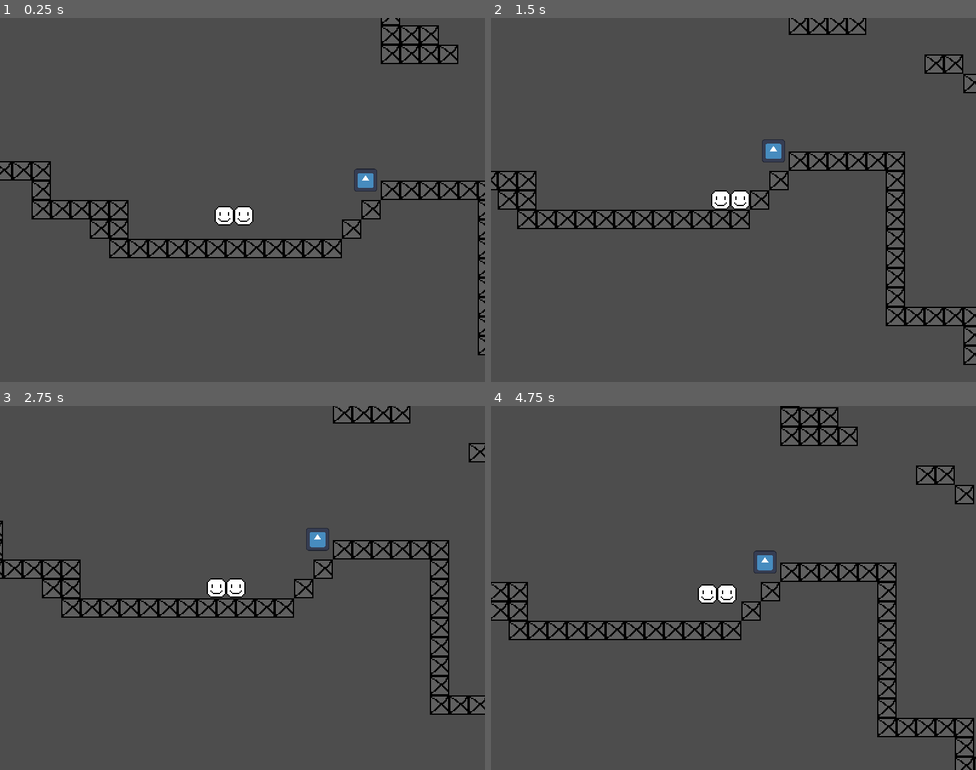
Above: before the commit, frames 1-4 (two rows, left to right).
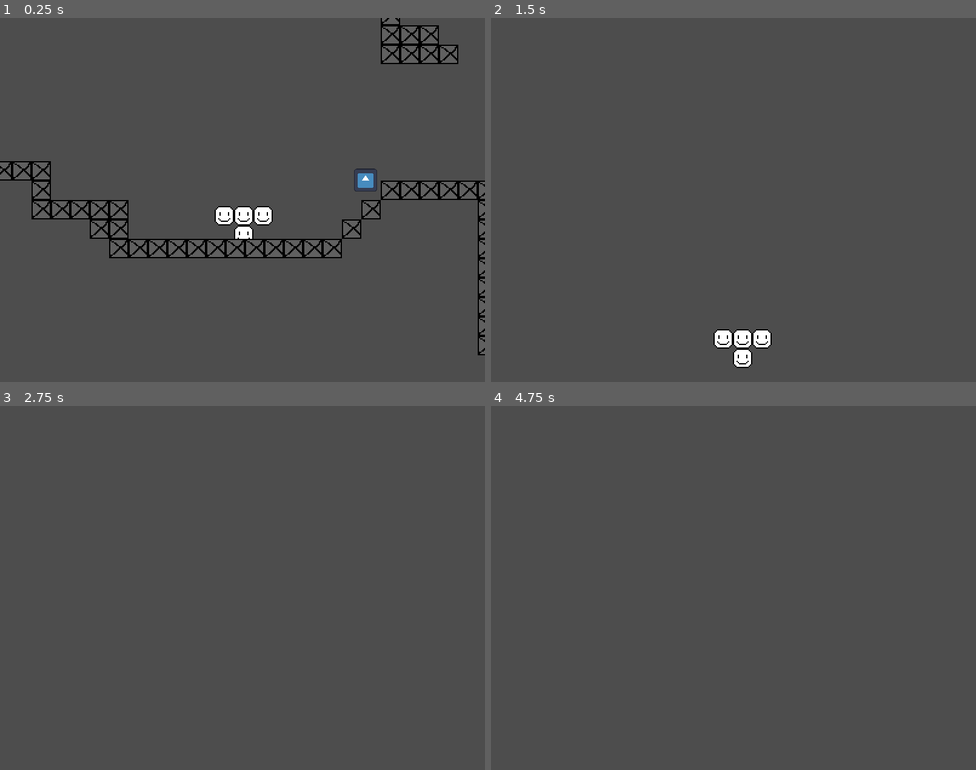
Above: after the commit, the same moments.

Repository: makersfromsmiles/gmtk2024
Game: Godot game, scene res://Scenes/robot_game.tscn
Two runs of this game, one before a commit and one after it. Both use one fixed random seed, a clock stepped at 60 frames per second and the inputs below. The engine's default icon, where the game draws it, is replaced by a stand-in: a white triangle on a blue panel in a dark square.
Inputs:
- Up to frame 1 (0.25 s): no input
- Up to frame 2 (1.5 s): tap Enter (ui_accept) at 0.5, 0.77 s; hold E (interact) 0.53-1.28 s; hold Right (ui_right) from 0.53 s (still down); tap E (interact) at 1.35 s
- Up to frame 3 (2.75 s): tap Enter (ui_accept) at 1.52 s; release Right (ui_right) at 2.03 s; hold Left (ui_left) from 2.03 s (still down); hold E (interact) from 2.03 s (still down)
- Up to frame 4 (4.75 s): release Left (ui_left) at 2.78 s; release E (interact) at 2.78 s; hold Right (ui_right) 2.78-4.28 s; tap E (interact) at 2.85, 4.35 s; tap Enter (ui_accept) at 3.02, 3.77, 4.52 s; hold E (interact) 3.53-4.28 s; hold Left (ui_left) from 4.28 s (still down)

The runs differ from the first frame. In frame 1, 0.3% of the frame differs, in the area x 48-57%, y 51-61%; in frame 2, 5.1%, in the area x 0-100%, y 0-97%; in frame 3, 4.1%; in frame 4, 4.8%.

Commit message:
Half of collision shape code

Diff:
--- a/Objects/player_bounds.gd
+++ /dev/null
@@ -1,9 +0,0 @@
-extends CollisionShape2D
-
-# Called when the node enters the scene tree for the first time.
-func _ready():
-	pass # Replace with function body.
-
-# Called every frame. 'delta' is the elapsed time since the previous frame.
-func _process(delta):
-	pass
--- a/Objects/robot.gd
+++ b/Objects/robot.gd
@@ -10,6 +10,12 @@
 
 @onready var reset_timer = $Timer
 
+func _ready():
+	var shape = CollisionShape2D.new()
+	#var legSprite = $LegPoint.$Legs.$Sprite2D
+	#shape.size = Vector2(2 + legSprite.texture.get_width(),16 + legSprite.texture.get_height())
+	shape.size = Vector2(24,24)
+	$CollisionShape2D.set_shape(shape)
 
 func _physics_process(delta: float) -> void:
 	# Add the gravity.
--- a/Objects/robot.tscn
+++ b/Objects/robot.tscn
@@ -1,9 +1,8 @@
-[gd_scene load_steps=6 format=3 uid="uid://bwxg4bpnhg0y3"]
+[gd_scene load_steps=4 format=3 uid="uid://bwxg4bpnhg0y3"]
 
-[ext_resource type="Script" path="res://Objects/player_bounds.gd" id="1_e5yff"]
 [ext_resource type="PackedScene" uid="uid://dgewaysbbaekc" path="res://Objects/michael.tscn" id="1_x5h3b"]
 
-[sub_resource type="Image" id="Image_fl7wy"]
+[sub_resource type="Image" id="Image_o8ecu"]
 data = {
 "data": PackedByteArray(0, 0, 0, 0, 0, 0, 0, 0, 0, 0, 0, 0, 0, 0, 0, 255, 0, 0, 0, 255, 0, 0, 0, 255, 0, 0, 0, 255, 0,  …(4449 unchanged characters)…
 "format": "RGBA8",
@@ -13,21 +12,29 @@
 }
 
 [sub_resource type="ImageTexture" id="ImageTexture_2yhox"]
-image = SubResource("Image_fl7wy")
-
-[sub_resource type="RectangleShape2D" id="RectangleShape2D_kwfo5"]
-size = Vector2(16, 16)
+image = SubResource("Image_o8ecu")
 
 [node name="Robot" type="CharacterBody2D"]
 
 [node name="Sprite2D" type="Sprite2D" parent="."]
 texture = SubResource("ImageTexture_2yhox")
 
+[node name="ArmPoint L" type="Node2D" parent="."]
+position = Vector2(-8, 0)
+
+[node name="Arm L" parent="ArmPoint L" instance=ExtResource("1_x5h3b")]
+position = Vector2(-8, 0)
+
+[node name="ArmPoint R" type="Node2D" parent="."]
+position = Vector2(8, 0)
+
+[node name="Arm R" parent="ArmPoint R" instance=ExtResource("1_x5h3b")]
+position = Vector2(8, 0)
+
+[node name="LegPoint" type="Node2D" parent="."]
+position = Vector2(0, 8)
+
+[node name="Legs" parent="LegPoint" instance=ExtResource("1_x5h3b")]
+position = Vector2(0, 8)
+
 [node name="CollisionShape2D" type="CollisionShape2D" parent="."]
-shape = SubResource("RectangleShape2D_kwfo5")
-script = ExtResource("1_e5yff")
-
-[node name="ArmPoint" type="Node2D" parent="."]
-
-[node name="Michael" parent="ArmPoint" instance=ExtResource("1_x5h3b")]
-position = Vector2(-16, 0)
--- a/Scenes/robot_game.tscn
+++ b/Scenes/robot_game.tscn
@@ -171,8 +171,6 @@
 
 [node name="Timer" type="Timer" parent="Robot"]
 
-[node name="Node2D" type="Node2D" parent="Robot"]
-
 [node name="TileMapLayer0" type="TileMapLayer" parent="."]
 use_parent_material = true
 tile_map_data = PackedByteArray("AAD9/wMAAAAAAAAAAAD+/wMAAAAAAAAAAAD//wMAAAAAAAAAAAAAAAMAAAAAAAAAAAABAAMAAAAAAAAAAAAHAA …(1888 unchanged characters)…
